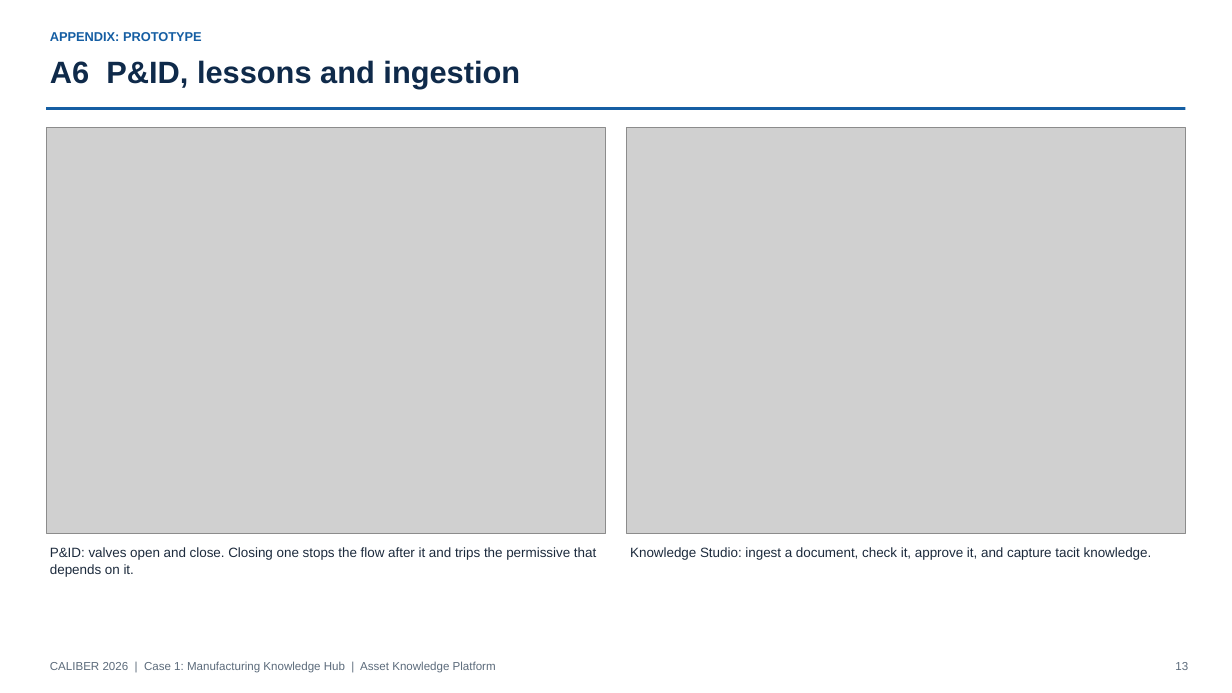
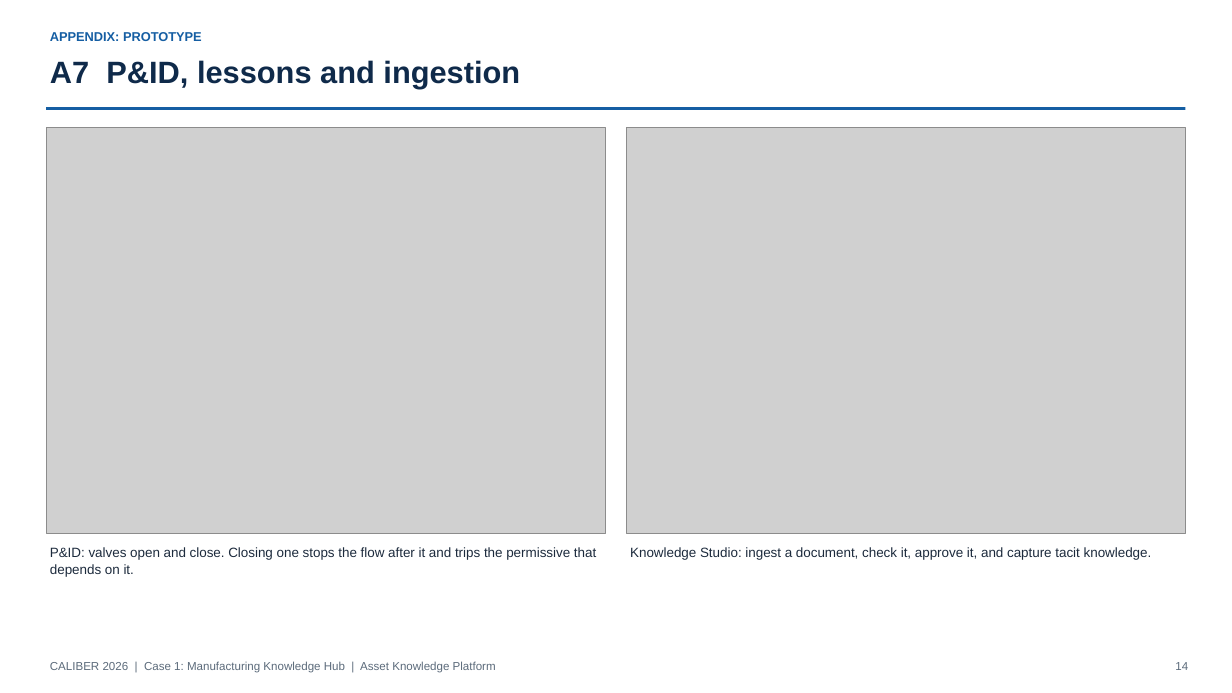
Before and after one commit to teknikchemical-ctrl/caliber2026, a slide deck: slide 14 of deck/CALIBER2026_Asset_Knowledge_Platform_Deck.pptx (slide 13 before the commit). Drawn at 1232x693 pixels with LibreOffice and Linux fonts; fonts in the diff are those of the drawing; grey boxes stand for pictures. Boxes give left, top, right and bottom in pixels: in the first picture for what was removed or moved away, otherwise in the second. Text is boxed around its words. In the diff, an @@ line names an element or a change of style, - is before the commit and + after.

```diff
--- a/deck/CALIBER2026_Asset_Knowledge_Platform_Deck.pptx
+++ b/deck/CALIBER2026_Asset_Knowledge_Platform_Deck.pptx
@@ text at <box>50,60,520,89</box>: text changed @@
-A6 P&ID, lessons and ingestion
+A7 P&ID, lessons and ingestion
@@ text at <box>1175,662,1188,670</box>: text changed @@
-13
+14
```
Also in this commit, not shown: 10 other slides changed, 1 slide added, 3 other files.
